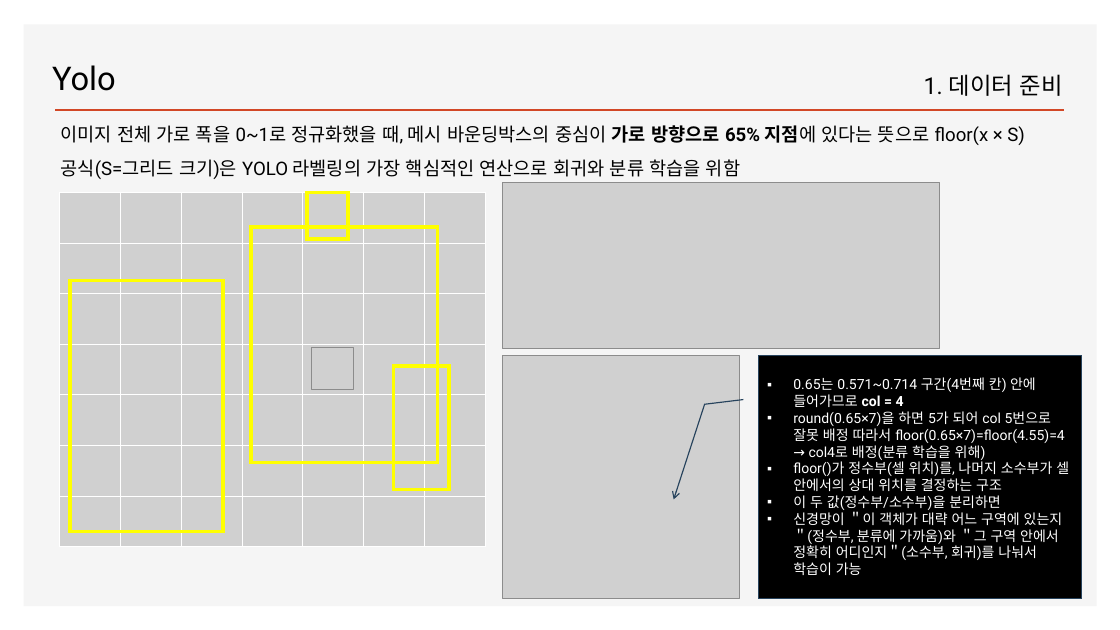
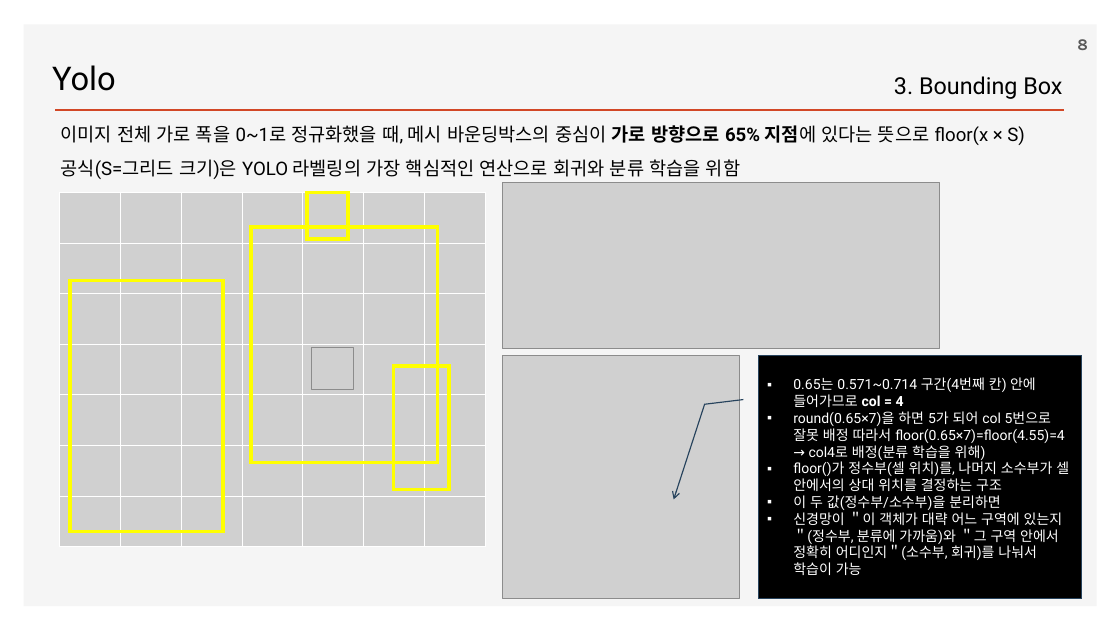
Before and after one commit to ancestor9/2026_Fall_Deep-Learning-with-Python, a slide deck: slide 8 of Chapter 12 Object detection.pptx (slide 7 before the commit). Drawn at 1120x630 pixels with LibreOffice and Linux fonts; fonts in the diff are those of the drawing; grey boxes stand for pictures; background and template pictures are left out. Boxes give left, top, right and bottom in pixels: in the first picture for what was removed or moved away, otherwise in the second. Text is boxed around its words. In the diff, an @@ line names an element or a change of style, - is before the commit and + after.

```diff
--- a/Chapter 12 Object detection.pptx
+++ b/Chapter 12 Object detection.pptx
@@ page number added at [1077, 39, 1088, 50], 14 pt, text #595959, bold @@
+8
@@ text at [894, 76, 1062, 99]: text changed @@
-1. 데이터 준비
+3. Bounding Box
```
Also in this commit, not shown: 29 other slides changed, 3 slides added, 2 slides removed.
